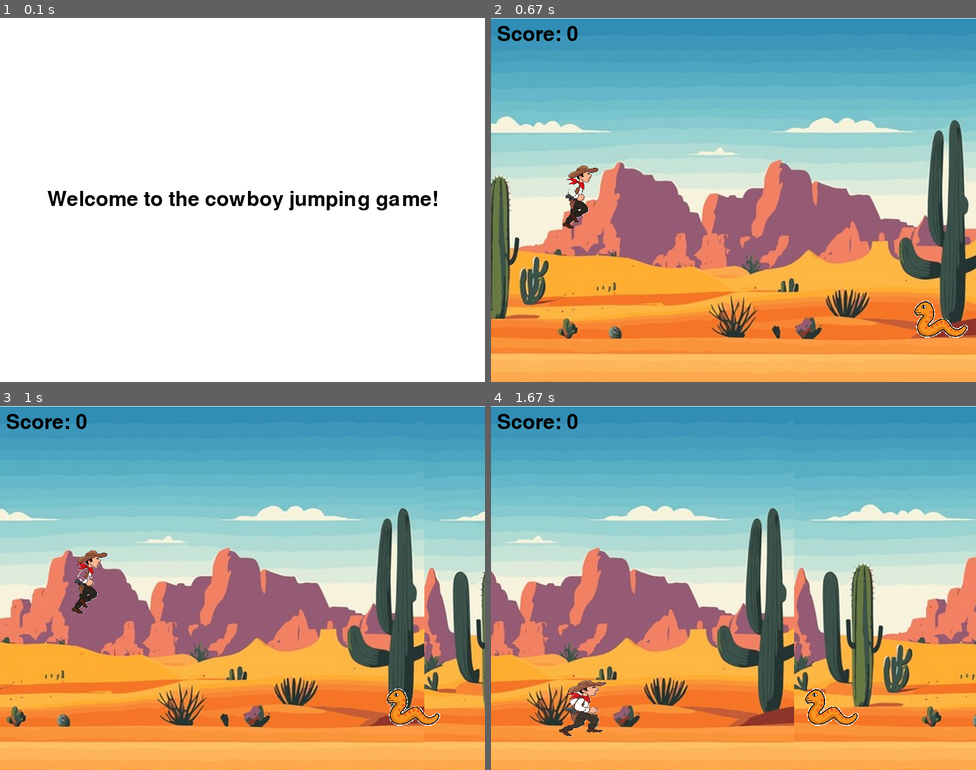
Above: before the commit, frames 1-4 (two rows, left to right).
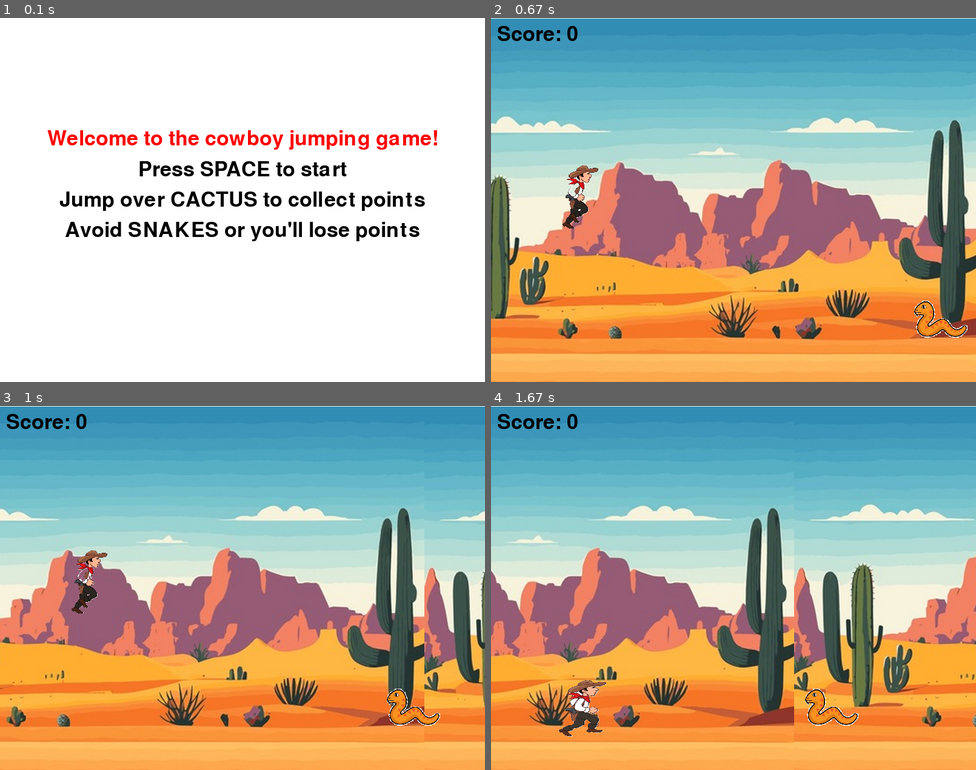
Above: after the commit, the same moments.

Repository: Frederikrik/Pygame
Game: pygame game, started from Main file.py
Two runs of this game, one before a commit and one after it. Both use one fixed random seed, a clock stepped at 60 frames per second and the inputs below.
Inputs:
- Up to frame 1 (0.1 s): no input
- Up to frame 2 (0.67 s): tap Space at 0.33 s
- Up to frame 3 (1 s): no input
- Up to frame 4 (1.67 s): no input

The runs differ from the first frame. In frame 1, 5.4% of the frame differs, in the area x 9-91%, y 30-62%; in frame 2, nothing differs; in frame 3, nothing differs; in frame 4, nothing differs.

Commit message:
Instructions displayed

Diff:
--- a/Main file.py
+++ b/Main file.py
@@ -253,10 +253,22 @@
 
 def game_start():
     # Display the start screen (here for the game instruction to display)
-    SCREEN.fill((255, 255, 255))  # White background
-    start_text = font.render("Welcome to the cowboy jumping game!", True, (0, 0, 0))
-    text_rect = start_text.get_rect(center=(800 / 2, 600 / 2))
-    SCREEN.blit(start_text, text_rect)
+    SCREEN.fill ((255, 255, 255))
+    texts = [
+        ("Welcome to the cowboy jumping game!", (255, 0, 0)),
+        ("Press SPACE to start", (0, 0, 0)),
+        ("Jump over CACTUS to collect points", (0, 0, 0)),
+        ("Avoid SNAKES or you'll lose points", (0, 0, 0)),
+    ]
+
+    y_start = 200  # Starting Y-coordinate for the first text
+    y_gap = 50     # Space between lines
+
+    for i, (text, color) in enumerate(texts):
+        rendered_text = font.render(text, True, color)
+        text_rect = rendered_text.get_rect(center=(800 // 2, y_start + i * y_gap))
+        SCREEN.blit(rendered_text, text_rect)
+
     pygame.display.update()
 
     while True:
